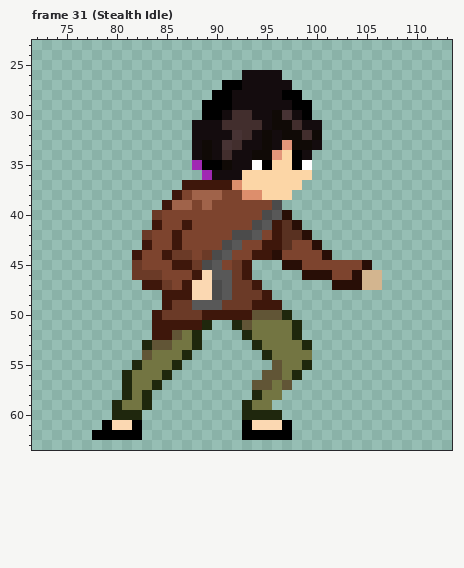
Edited in one commit: pixel-art file (Assets/Aseprite/Main_Character_Animation.ase). This is how it looked before the edit.
192x64 pixels, 71 frames. Colours within 5 levels of each other are drawn and written as one. Shown: frame 31 (Stealth Idle): x 72..113, y 23..63. The old version is drawn lined up with the new one. The commit also changed other frames, which this record leaves out.
After the commit:
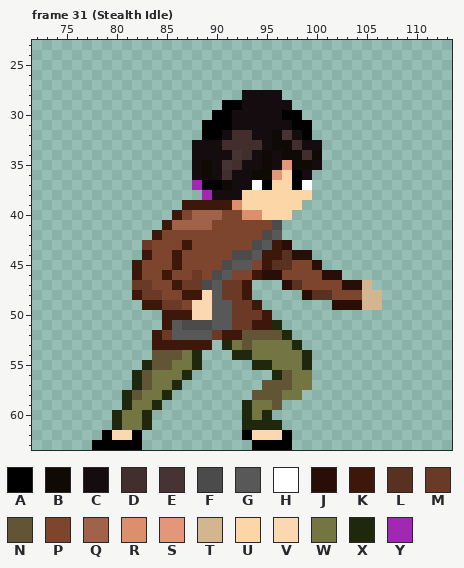
Palette (. is transparent): A #000000  B #100a06  C #140c0e  D #422e2d  E #473334  F #4b4b4b  G #585858  H #ffffff  J #280e06  K #3e170b  L #593121  M #6b3a27  N #615536  P #7d442e  Q #a0634a  R #dd8e6c  S #e3967a  T #d3b58f  U #fcd6a6  V #fbd8b2  W #737542  X #1f270d  Y #a028b3
What changed:
whole drawing moved by +0,-1 (the old picture is shown already moved)
--- frame 31 (Stealth Idle)
@@ x 72..113 @@
 25 ..........................................
-26 .....................CCCC.................
-27 ...................AACCCCC................
-28 ..................AACCCCCAA...............
-29 .................AAACCCCCCAA..............
-30 .................AACDDCCBECA..............
-31 ................CCCDDDDCBBDCC.............
-32 ................CCCCEDCBCBBDB.............
-33 ................CBCEDCCBCSBBC.............
-34 ................CBCDCCBBSUAC..............
-35 ................YAABCCHAUUAH..............
-36 .................YCCCUUUUUUU..............
-37 ...............KKKKKRUUUUUU...............
-38 ..............KPQQQPPRRUUU................
-39 .............KQQPQPPPPPPF.................
-40 ............MPPPPPPPPPPFGJ................
-41 ............KPPKPPPPPPFGKLJ...............
-42 ...........MPPKPPPPPFFGPKLLJ..............
-43 ...........KPPKPPPPFGPPKKLPPJ.............
-44 ..........KPPKMMPMFGPPKKJPPPPJ............
-45 ..........MPPPKKMFGPMK...JJPPPPPPJ........
-46 ..........MMMPPPKVGGMK.....JJJPPJTT.......
-47 ...........KKMPKVVFGMMK.......JJJTT.......
-48 .............KKKVVFGMMMK..................
-49 .............KMMGGGMMMKKK.................
-50 ............KMMMMKKKKKNNNX................
-51 ............KKKKKX..XNWWWWX...............
-52 ............KKNWX....XWWWWX...............
-53 ...........XNNWWX.....XWWWWX..............
-54 ...........NWWWX.......XWWWW..............
-55 ..........XWWWX.........NWWX..............
-56 .........XWWWX.........NNWX...............
-57 .........XWWX.........NNWN................
-58 .........XWX..........XWW.................
-59 ........XWWX.........XWW..................
-60 ........XXX..........XXXX.................
-61 .......AVVA..........AVVVA................
-62 ......AAAAA..........AAAAA................
-63 ..........................................
+26 ..........................................
+27 ..........................................
+28 .....................CCCC.................
+29 ...................AACCCCC................
+30 ..................AACCCCCAA...............
+31 .................AAACCCCCCAA..............
+32 .................AACDDCCBECA..............
+33 ................CCCDDDDCBBDCC.............
+34 ................CCCCEDCBCBBDB.............
+35 ................CBCEDCCBCSBBC.............
+36 ................CBCDCCBBSUAC..............
+37 ................YAABCCHAUUAH..............
+38 .................YCCCUUUUUUU..............
+39 ...............KKKKKRUUUUUU...............
+40 ..............KPQQQPPRRUUU................
+41 .............KQQQQPPPPPPF.................
+42 ............KPPPPPPPPPPFG.................
+43 ...........MPPPKPPPPPPFGKJ................
+44 ...........KPPKPPPPPFFGKKLJJ..............
+45 ..........KPPPKPPPPFGGPKLLPPJ.............
+46 ..........KPPKPPMPFGPPKJJPPPPJJ...........
+47 ..........MMPPKMMFGMMK...JLPPPPJJT........
+48 ..........KMMPPKKVGMMK.....JLLPPPTT.......
+49 ...........KKMMPVVGGMMK.......JJJTT.......
+50 .............KKKVVGGMMMK..................
+51 .............KGFFFGGMMKKX.................
+52 ............KMGGGGMKKNNNNX................
+53 ............KKKKKK.XWNWWWWX...............
+54 ............NNNWX...XXWWWWWX..............
+55 ...........XNNWWX.....XXWWWX..............
+56 ..........XNWWWX........XNWW..............
+57 ..........XNWWX........NNNWW..............
+58 .........XNWWX........NNNWW...............
+59 .........XWWX........XWWN.................
+60 ........XWWX.........XWX..................
+61 ........XWWX.........XXXX.................
+62 .......AVVA..........AVVVA................
+63 ......AAAAA...........AAAA................
